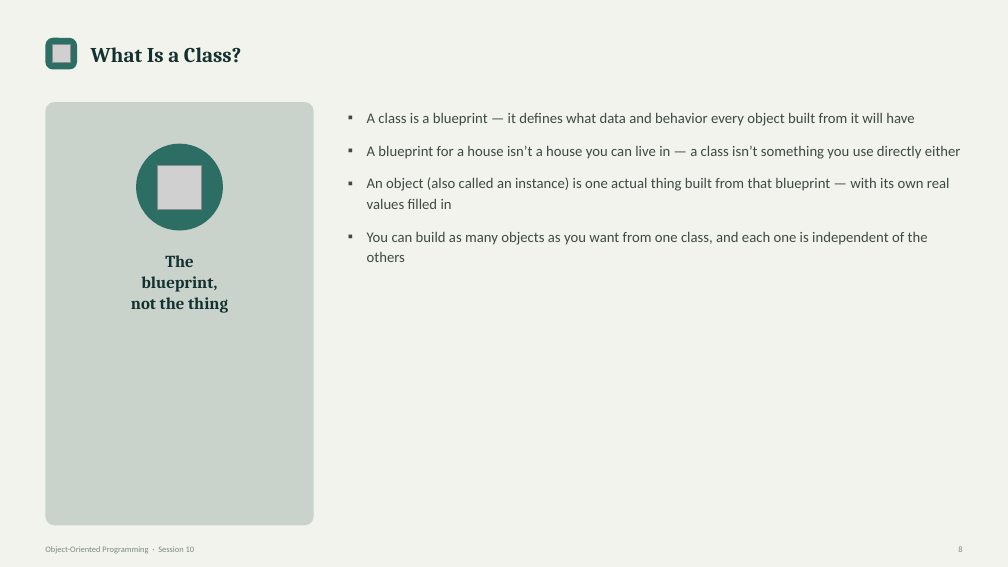
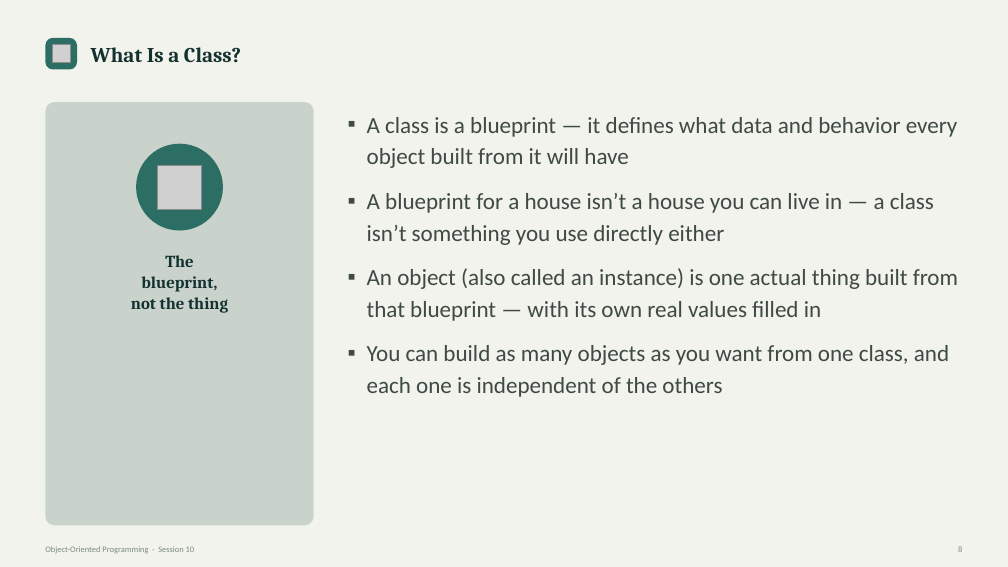
Before and after one commit to waseem-development/ai-ml-course, a slide deck: slide 8 of slides/1_python_slides/9_Object-Oriented Programming - Session 10.pptx. Drawn at 1008x567 pixels with LibreOffice and Linux fonts; fonts in the diff are those of the drawing; grey boxes stand for pictures. Boxes give left, top, right and bottom in pixels: in the first picture for what was removed or moved away, otherwise in the second. Text is boxed around its words. In the diff, an @@ line names an element or a change of style, - is before the commit and + after.

```diff
--- a/slides/1_python_slides/9_Object-Oriented Programming - Session 10.pptx
+++ b/slides/1_python_slides/9_Object-Oriented Programming - Session 10.pptx
@@ text "A class is a blueprint ..." at bbox=[367, 117, 958, 397]: size 14 to 22 pt @@
```
Also in this commit, not shown: 1 other slide changed, 6 other files.
